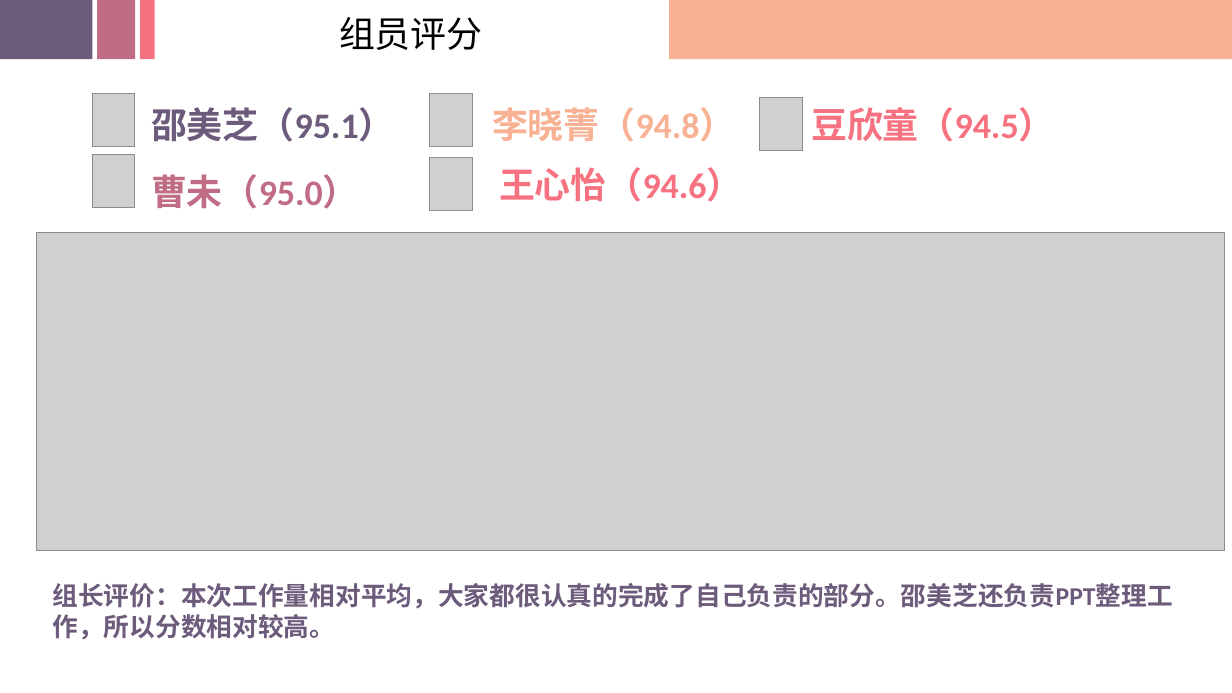
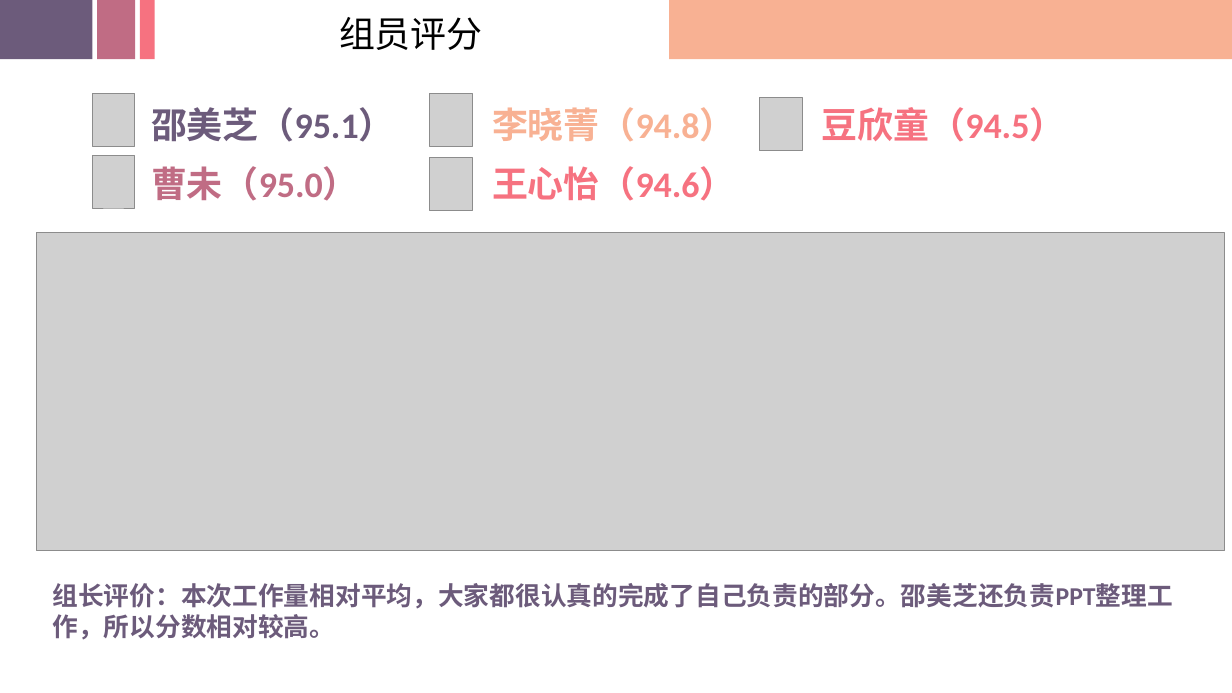
Before and after one commit to SRA2021-G04/project, a slide deck: slide 34 of 非受控文件/翻转课堂/SRA2021-G04-翻转课堂06.pptx. Drawn at 1232x693 pixels with LibreOffice and Linux fonts; fonts in the diff are those of the drawing; grey boxes stand for pictures; background and template pictures are left out. Boxes give left, top, right and bottom in pixels: in the first picture for what was removed or moved away, otherwise in the second. Text is boxed around its words. In the diff, an @@ line names an element or a change of style, - is before the commit and + after.

```diff
--- a/非受控文件/翻转课堂/SRA2021-G04-翻转课堂06.pptx
+++ b/非受控文件/翻转课堂/SRA2021-G04-翻转课堂06.pptx
@@ text "豆欣童（94.5）" moved from (x1=811, y1=107, x2=1055, y2=142) to (x1=822, y1=107, x2=1066, y2=142) @@
@@ text "曹未（95.0）" moved from (x1=151, y1=174, x2=359, y2=209) to (x1=151, y1=166, x2=359, y2=201) @@
@@ text "王心怡（94.6）" moved from (x1=499, y1=167, x2=743, y2=202) to (x1=492, y1=166, x2=736, y2=201) @@
```
Also in this commit, not shown: 21 other slides changed, 1 other file.
